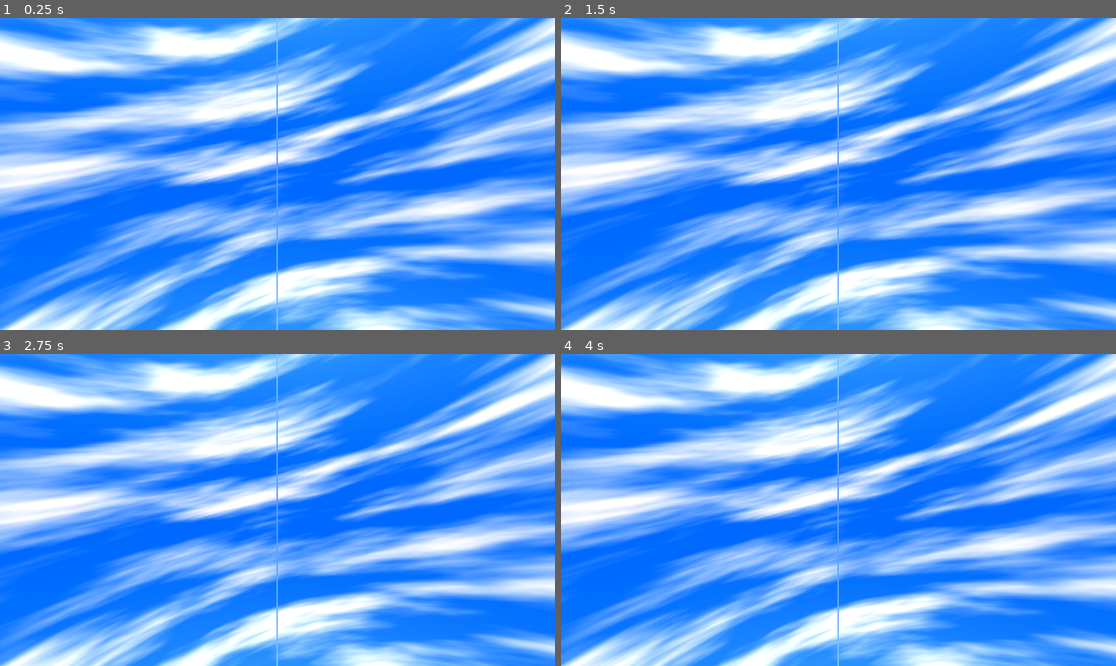
Above: before the commit, frames 1-4 (two rows, left to right).
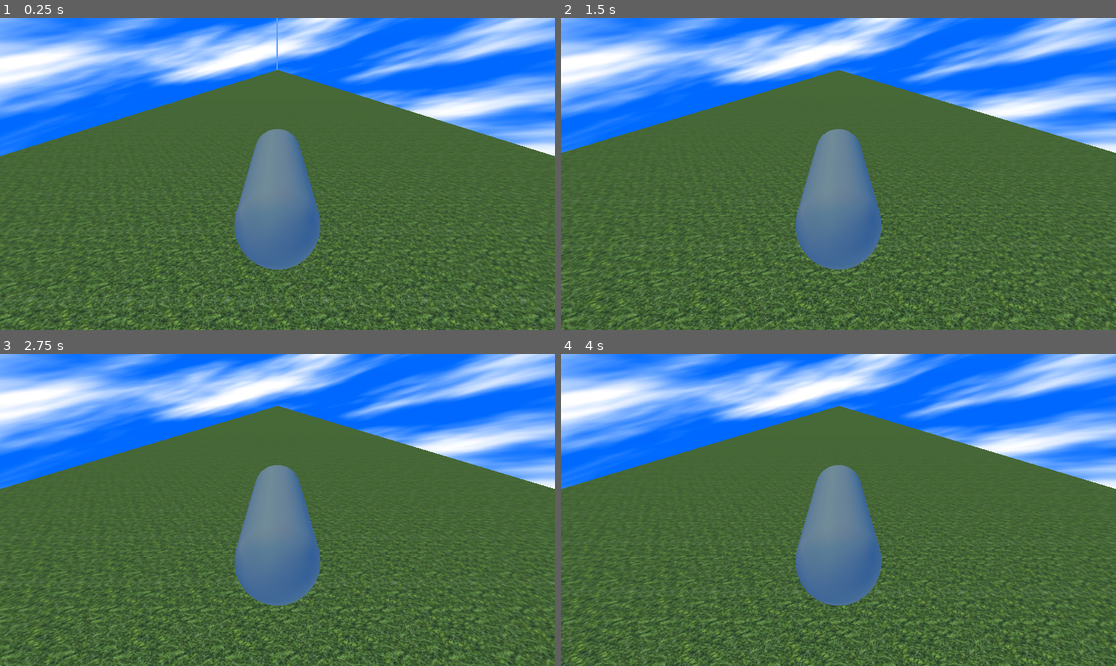
Above: after the commit, the same moments.

Repository: Chris-El-Hachem/plane-simulation
Game: Godot game, scene res://First Demo/world.tscn
The game is run twice, just before and just after one commit, with the same random seed, the same clock (stepped at 60 frames per second) and the same inputs.
Inputs:
- Up to frame 1 (0.25 s): no input
- Up to frame 2 (1.5 s): hold W (thrust, bound only after the commit) 0.53-1.28 s
- Up to frame 3 (2.75 s): hold W (thrust, bound only after the commit) from 2.03 s (still down)
- Up to frame 4 (4 s): release W (thrust, bound only after the commit) at 3.53 s

The runs differ from the first frame. In frame 1, 94% of the frame differs, in the area x 0-100%, y 0-100%; in frame 2, 94%; in frame 3, 94%; in frame 4, 94%.

Commit message:
big 4 forces
Basic weight, lift, thrust and drag implemented. I want to improve upon these by creating separate aerodynamic bodies for the wings and tail with their own controllable lift and drag with flaps. I also want to make thrust more realistic by taking into consideration air flow and air density.

Diff:
--- /dev/null
+++ b/First Demo/plane.gd
@@ -0,0 +1,49 @@
+extends RigidBody3D
+
+
+# Called when the node enters the scene tree for the first time.
+func _ready() -> void:
+	pass # Replace with function body.
+
+# https://rnac.com.au/cessna-172/
+
+var currentThrustMagnitude : float = 0
+var thrust : Vector3 = Vector3.ZERO
+const MAX_THRUST_MAGNITUDE : float = 2150 # N
+
+var frictionCoefficient : float = 0.0319
+#const AIR_DENSITY : float = 1.225 # kg/m^3
+const DRAG_AREA : float = 0.52 # m^2
+var forwardVelocitySquared : float = 0 # m/s
+var drag : Vector3 = Vector3.ZERO
+
+const WING_AREA : float = 16.17 # m^2
+var liftCoefficient = 1.6
+var lift: Vector3 = Vector3.ZERO
+
+func rho(h: float) -> float:
+	# https://physics.stackexchange.com/questions/299907/air-density-as-a-function-of-altitude-only
+	const T_0 = 288.16 # K
+	const alpha = 0.0065 # K/m
+	var T = T_0 - alpha * h # K
+	const rho_0 = 1.225 # kg/m^2
+	const n = 5.2561
+	return rho_0 * (T/T_0) ** (n-1)
+# Called every frame. 'delta' is the elapsed time since the previous frame.
+func _process(delta: float) -> void:
+	if Input.is_action_pressed("thrust"):
+		currentThrustMagnitude = MAX_THRUST_MAGNITUDE
+	else:
+		currentThrustMagnitude = 0
+
+	forwardVelocitySquared = linear_velocity.dot(Vector3.FORWARD)**2
+	thrust = currentThrustMagnitude * Vector3.FORWARD
+	drag = 0.5 * rho(position.y) * frictionCoefficient * DRAG_AREA * forwardVelocitySquared * Vector3.BACK
+	lift = 0.5 * rho(position.y) * liftCoefficient * WING_AREA * forwardVelocitySquared * Vector3.UP
+	print(linear_velocity)
+	print(thrust)
+	print(drag)
+	print(lift)
+	apply_central_force(thrust + drag + lift)
+
+	#print(constant_force)
--- a/First Demo/world.tscn
+++ b/First Demo/world.tscn
@@ -1,6 +1,8 @@
-[gd_scene load_steps=8 format=3 uid="uid://dcyuy1jo0ak38"]
+[gd_scene load_steps=16 format=3 uid="uid://dcyuy1jo0ak38"]
 
 [ext_resource type="Shader" uid="uid://347be65eb0n1" path="res://custom_sky.tres" id="1_5pp3d"]
+[ext_resource type="Texture2D" uid="uid://d3yydsb4jf73m" path="res://grass.jpg" id="2_bdlyh"]
+[ext_resource type="Script" uid="uid://b72g2uoh6fsjj" path="res://First Demo/plane.gd" id="3_5c78l"]
 
 [sub_resource type="Gradient" id="Gradient_bdlyh"]
 interpolation_mode = 2
@@ -27,6 +29,28 @@
 background_mode = 2
 sky = SubResource("Sky_lch73")
 
+[sub_resource type="PhysicsMaterial" id="PhysicsMaterial_5c78l"]
+friction = 0.0
+
+[sub_resource type="StandardMaterial3D" id="StandardMaterial3D_5c78l"]
+albedo_texture = ExtResource("2_bdlyh")
+uv1_scale = Vector3(0.3, 0.3, 0.3)
+uv1_triplanar = true
+
+[sub_resource type="BoxMesh" id="BoxMesh_5pp3d"]
+material = SubResource("StandardMaterial3D_5c78l")
+size = Vector3(50, 1, 7000)
+
+[sub_resource type="BoxShape3D" id="BoxShape3D_bdlyh"]
+size = Vector3(50, 1, 7000)
+
+[sub_resource type="CapsuleMesh" id="CapsuleMesh_3puiv"]
+radius = 1.5
+height = 10.0
+
+[sub_resource type="BoxShape3D" id="BoxShape3D_0ct1b"]
+size = Vector3(3, 1, 3)
+
 [node name="World" type="Node"]
 
 [node name="Environment" type="Node3D" parent="."]
@@ -34,6 +58,29 @@
 [node name="WorldEnvironment" type="WorldEnvironment" parent="Environment"]
 environment = SubResource("Environment_ep7aw")
 
-[node name="Plane" type="Node3D" parent="."]
+[node name="Ground" type="StaticBody3D" parent="Environment"]
+physics_material_override = SubResource("PhysicsMaterial_5c78l")
+
+[node name="MeshInstance3D" type="MeshInstance3D" parent="Environment/Ground"]
+mesh = SubResource("BoxMesh_5pp3d")
+
+[node name="CollisionShape3D" type="CollisionShape3D" parent="Environment/Ground"]
+shape = SubResource("BoxShape3D_bdlyh")
+
+[node name="Plane" type="RigidBody3D" parent="."]
+transform = Transform3D(1, 0, 0, 0, 1, 0, 0, 0, 1, 0, 2.8585615, 0)
+mass = 743.0
+linear_damp_mode = 1
+angular_damp_mode = 1
+script = ExtResource("3_5c78l")
 
 [node name="Camera3D" type="Camera3D" parent="Plane"]
+transform = Transform3D(1, 0, 0, 0, 0.89009345, 0.45577797, 0, -0.45577797, 0.89009345, 0, 4.848154, 9.139953)
+
+[node name="MeshInstance3D" type="MeshInstance3D" parent="Plane"]
+transform = Transform3D(1, 0, 0, 0, -4.371139e-08, -1, 0, 1, -4.371139e-08, 0, 0, 0)
+mesh = SubResource("CapsuleMesh_3puiv")
+
+[node name="CollisionShape3D" type="CollisionShape3D" parent="Plane"]
+transform = Transform3D(1, 0, 0, 0, 1, 0, 0, 0, 1, 0, -1.3299847, 0)
+shape = SubResource("BoxShape3D_0ct1b")
--- a/project.godot
+++ b/project.godot
@@ -14,3 +14,11 @@
 run/main_scene="res://First Demo/world.tscn"
 config/features=PackedStringArray("4.5", "Forward Plus")
 config/icon="res://icon.svg"
+
+[input]
+
+thrust={
+"deadzone": 0.2,
+"events": [Object(InputEventKey,"resource_local_to_scene":false,"resource_name":"","device":-1,"window_id":0,"alt_pressed":false,"shift_pressed":false,"ctrl_pressed":false,"meta_pressed":false,"pressed":false,"keycode":0,"physical_keycode":87,"key_label":0,"unicode":119,"location":0,"echo":false,"script":null)
+]
+}
Not shown, added: First Demo/plane.gd.uid
Binary file added: grass.jpg
Not shown, added: grass.jpg.import
